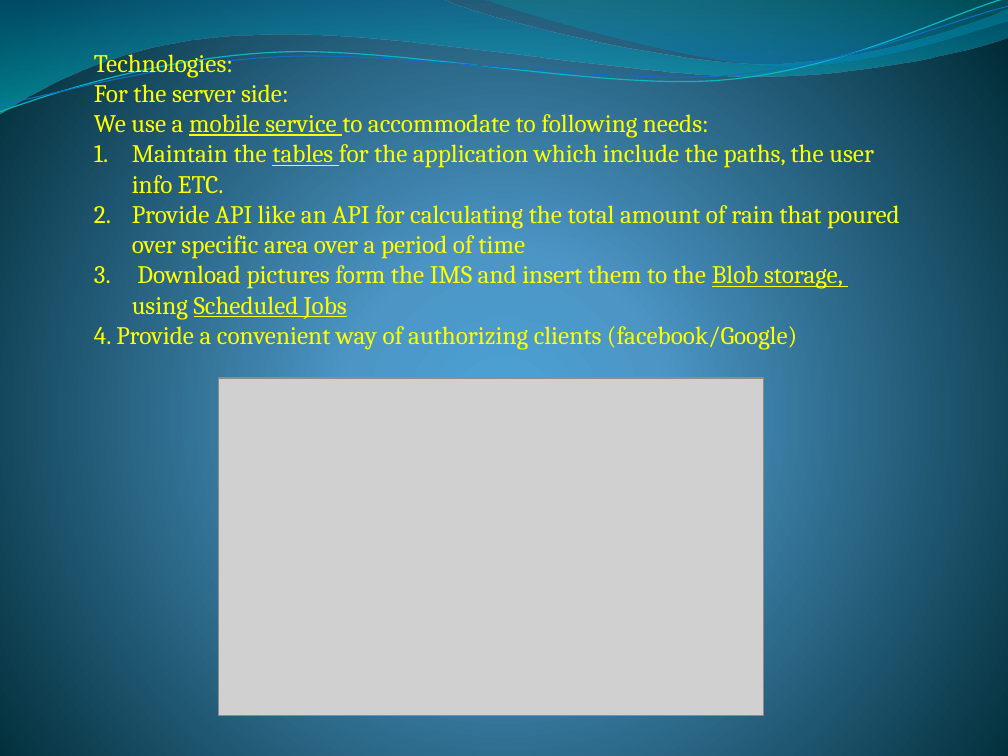
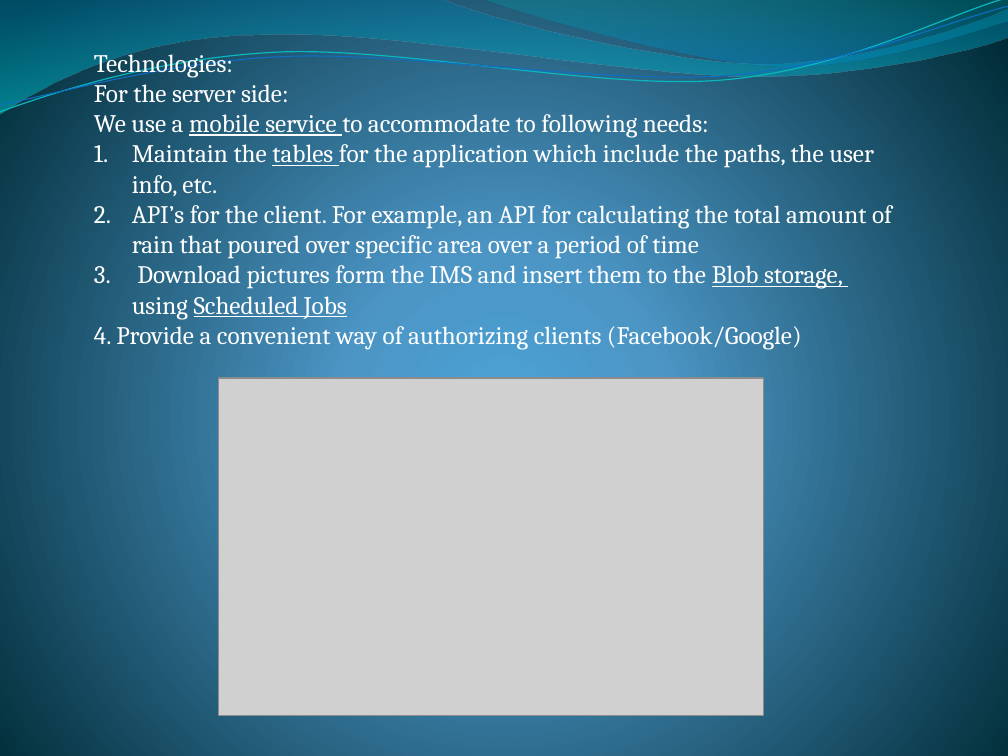
Before and after one commit to DLif/Rain_app, a slide deck: slide 5 of Rain Man.pptx (slide 4 before the commit). Drawn at 1008x756 pixels with LibreOffice and Linux fonts; fonts in the diff are those of the drawing; grey boxes stand for pictures. Boxes give left, top, right and bottom in pixels: in the first picture for what was removed or moved away, otherwise in the second. Text is boxed around its words. In the diff, an @@ line names an element or a change of style, - is before the commit and + after.

```diff
--- a/Rain Man.pptx
+++ b/Rain Man.pptx
@@ text at bbox=[94, 54, 843, 320]: text colour #FFFF00 to #FFFFFF in "Technologies:", "For the server side:", "We use a mobile service to accommodate ...", "Download pictures form the IMS and insert ..." and 1 more places @@
@@ text at bbox=[132, 144, 892, 259]: text changed; text colour #FFFF00 to #FFFFFF @@
-1. Maintain the tables for the application which include the paths, the user info ETC.
-2. Provide API like an API for calculating the total amount of rain that poured over specific area over a period of time
+1. Maintain the tables for the application which include the paths, the user info, etc.
+2. API’s for the client. For example, an API for calculating the total amount of rain that poured over specific area over a period of time
@@ text at bbox=[94, 326, 802, 350]: text changed; text colour #FFFF00 to #FFFFFF @@
-4. Provide a convenient way of authorizing clients (facebook/Google)
+4. Provide a convenient way of authorizing clients (Facebook/Google)
```
Also in this commit, not shown: 3 other slides changed, 5 slides added, 2 slides removed.
